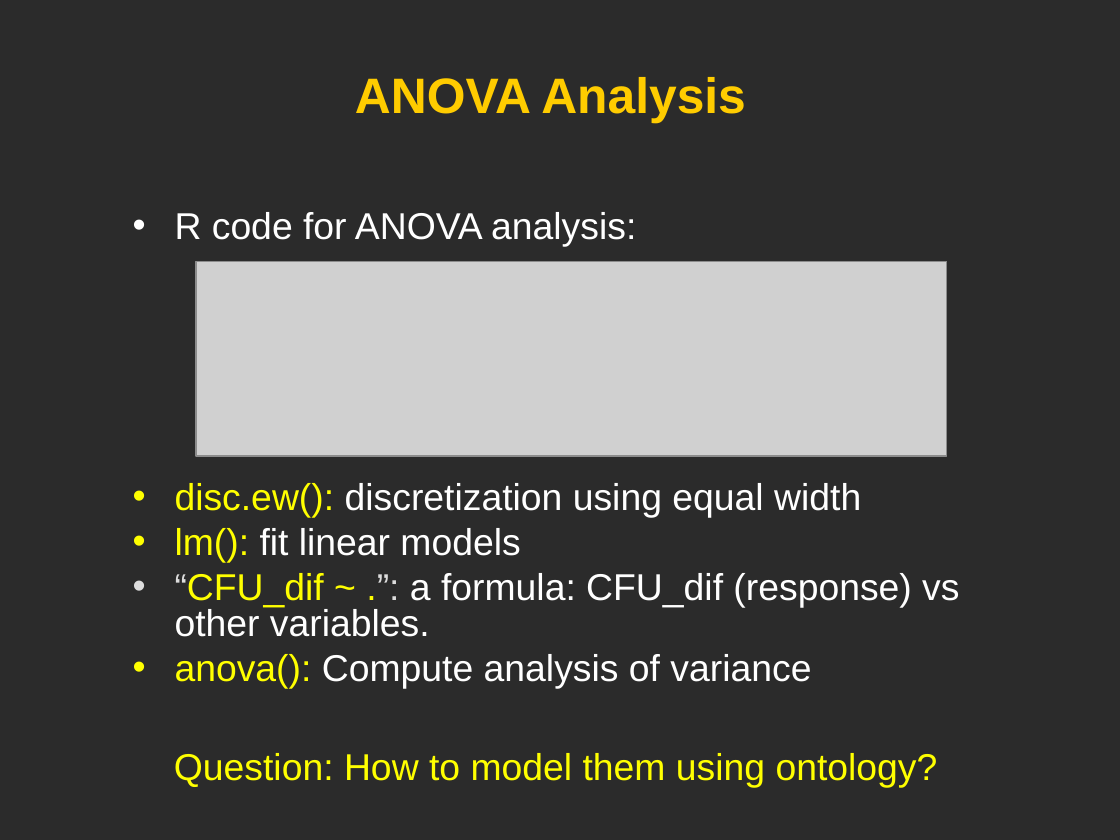
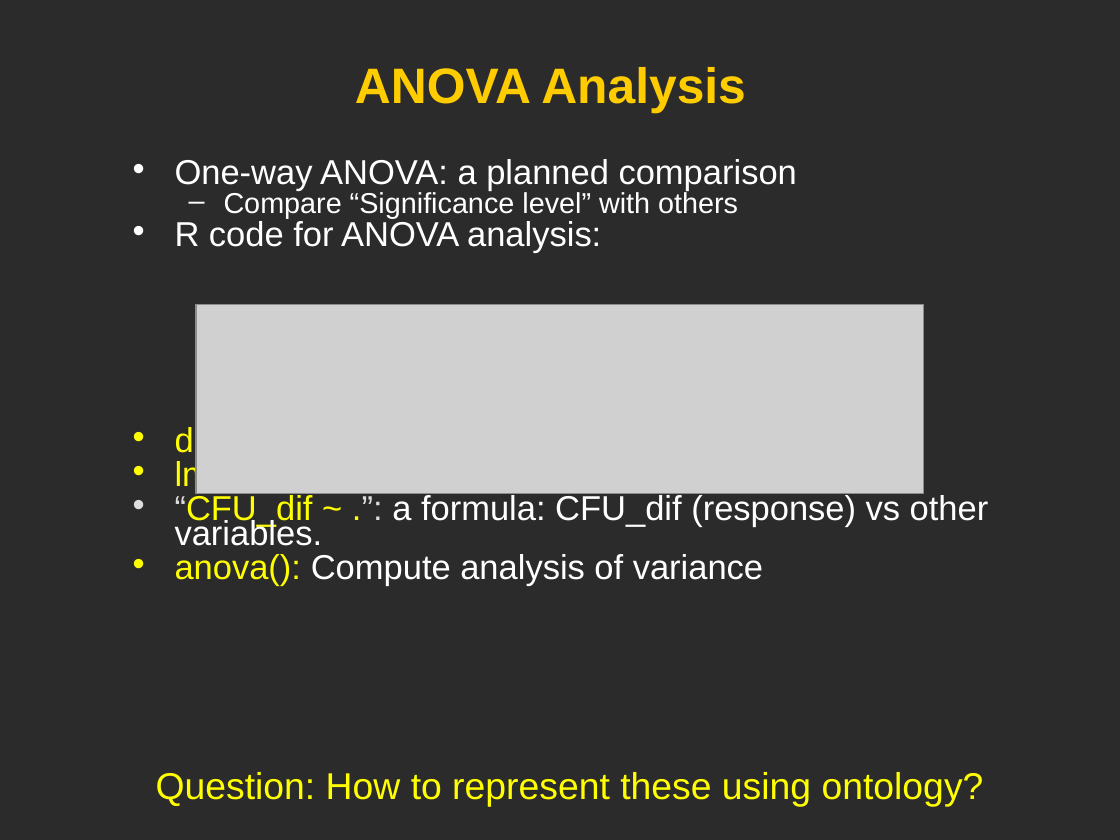
Before and after one commit to obi-ontology/obi-legacy-svn, a slide deck: slide 18 of trunk/docs/developer/use cases/Vaccine_usercase_Vancouver2010.ppt. Drawn at 1120x840 pixels with LibreOffice and Linux fonts; fonts in the diff are those of the drawing; grey boxes stand for pictures; background and template pictures are left out; a plain dark background stands for a picture behind light text. Boxes give left, top, right and bottom in pixels: in the first picture for what was removed or moved away, otherwise in the second. Text is boxed around its words. In the diff, an @@ line names an element or a change of style, - is before the commit and + after.

```diff
--- a/trunk/docs/developer/use cases/Vaccine_usercase_Vancouver2010.ppt
+++ b/trunk/docs/developer/use cases/Vaccine_usercase_Vancouver2010.ppt
@@ title "ANOVA Analysis": place and size @@
-title "ANOVA Analysis" at <box>355,77,746,123</box>
+title "ANOVA Analysis" at <box>355,67,746,114</box>
@@ text "One-way ANOVA: a planned comparison": place and size @@
-text "One-way ANOVA: a planned comparison" at <box>175,212,959,689</box>
+text "One-way ANOVA: a planned comparison" at <box>175,159,989,586</box>
@@ text at <box>175,159,797,218</box>: paragraphs added @@
+• One-way ANOVA: a planned comparison
+  – Compare “Significance level” with others
@@ text at <box>175,221,989,586</box>: size 24 to 22.2 pt in "R code for ANOVA analysis:", "disc.ew(): discretization using equal width", "lm(): fit linear models", "“CFU_dif ~ .”: a formula: CFU_dif (response) ..." and 1 more places; line spacing 0.8 to 0.6 @@
@@ picture: place and size @@
-picture at <box>196,261,946,456</box>
+picture at <box>196,305,924,494</box>
@@ text at <box>156,772,984,806</box>: text changed @@
-Question: How to model them using ontology?
+Question: How to represent these using ontology?
```
Also in this commit, not shown: 11 other slides changed.
